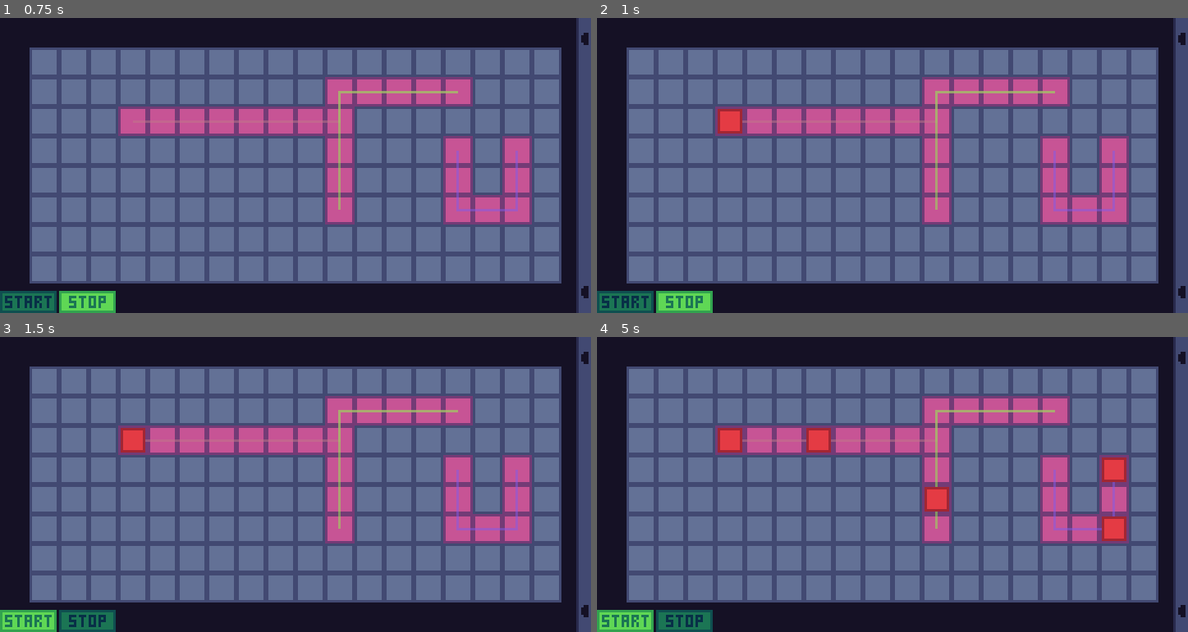
Above: before the commit, frames 1-4 (two rows, left to right).
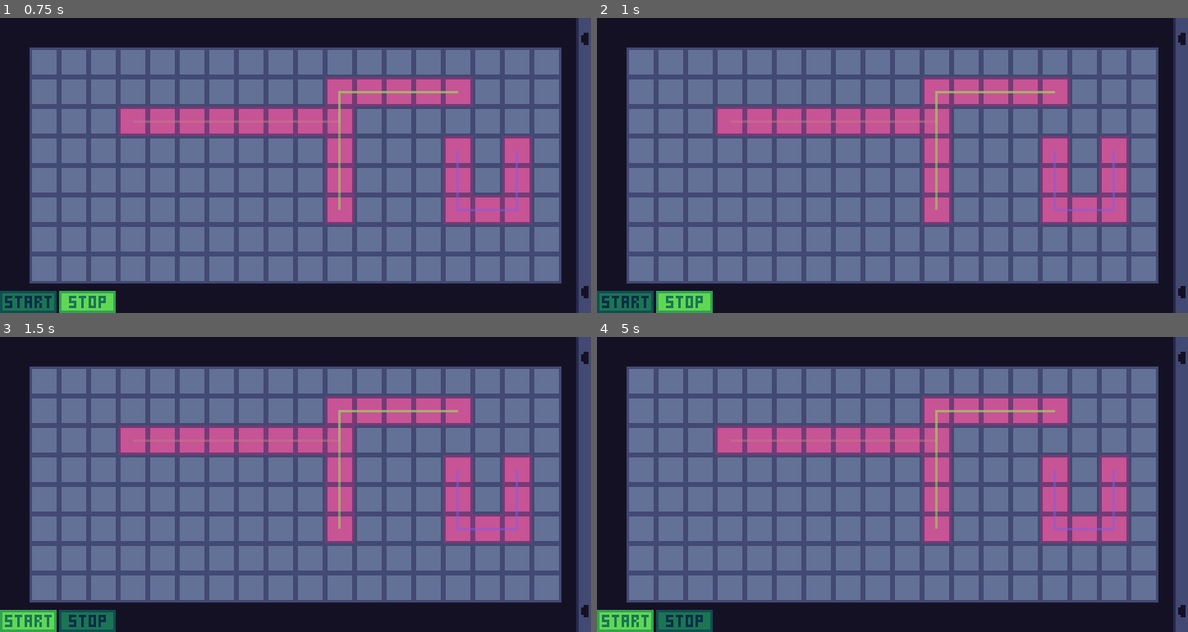
Above: after the commit, the same moments.

Repository: mariothedog/brackeys-game-jam
Game: Godot game, scene res://main/main.tscn
The game is run twice, just before and just after one commit, with the same random seed, the same clock (stepped at 60 frames per second) and the same inputs.
Inputs (mouse positions are in pixels of both pictures, inside the frame that each line leads up to):
- Up to frame 1 (0.75 s): click (29, 301) at 0.5 s
- Up to frame 2 (1 s): no input
- Up to frame 3 (1.5 s): click (88, 620) at 1.25 s
- Up to frame 4 (5 s): click (626, 620) at 2 s; click (685, 620) at 2.75 s; click (626, 620) at 3.5 s; click (685, 620) at 4.25 s

Frame 1 is identical in both runs. In frame 2, 0.3% of the frame differs, in the area x 20-25%, y 30-40%; in frame 3, 0.3%; in frame 4, 1.7%, in the area x 20-90%, y 30-70%.

Commit message:
Add stop/start button functionality

Diff:
--- a/src/main/main.gd
+++ b/src/main/main.gd
@@ -2,6 +2,10 @@
 
 onready var level: TileMap = $Level
 export var dict := {}
+
+onready var step_delay: Timer = $StepDelay
+onready var enemies: Node2D = $Level/Enemies
+onready var placed_turrets: Node2D = $Turrets/PlacedTurrets
 
 
 func _ready() -> void:
@@ -14,8 +18,13 @@
 
 
 func _start() -> void:
-	print("Start!")
+	step_delay.start()
+	for turret in placed_turrets.get_children():
+		turret.disable_sight_lines()
 
 
 func _stop() -> void:
-	print("Stop!")
+	step_delay.stop()
+	Util.queue_free_children(enemies)
+	for turret in placed_turrets.get_children():
+		turret.enable_sight_lines()
--- a/src/main/main.tscn
+++ b/src/main/main.tscn
@@ -46,6 +46,5 @@
 layer = 0
 
 [node name="StepDelay" type="Timer" parent="."]
-autostart = true
 [connection signal="timeout" from="StepDelay" to="Level/Enemies" method="_on_StepDelay_timeout"]
 [connection signal="timeout" from="StepDelay" to="Turrets" method="_on_StepDelay_timeout"]
--- a/src/misc-scripts/utility.gd
+++ b/src/misc-scripts/utility.gd
@@ -31,3 +31,7 @@
 	elif is_equal_with_threshold(value, maximum, threshold):
 		return minimum
 	return wrapf(value, minimum, maximum)
+
+static func queue_free_children(node: Node) -> void:
+	for child in node.get_children():
+		child.queue_free()
